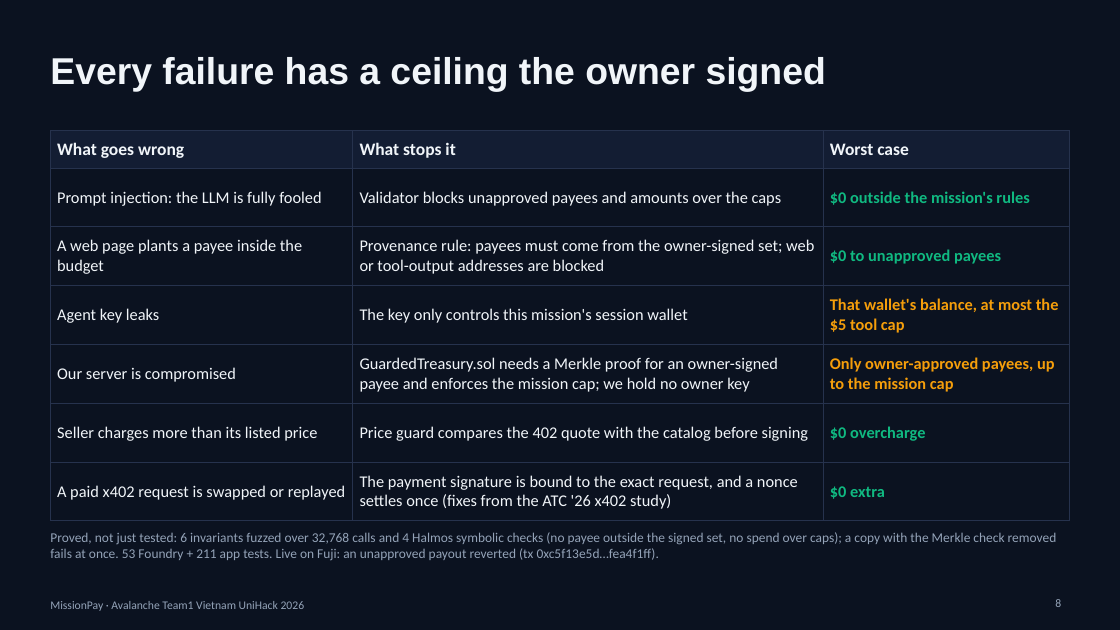
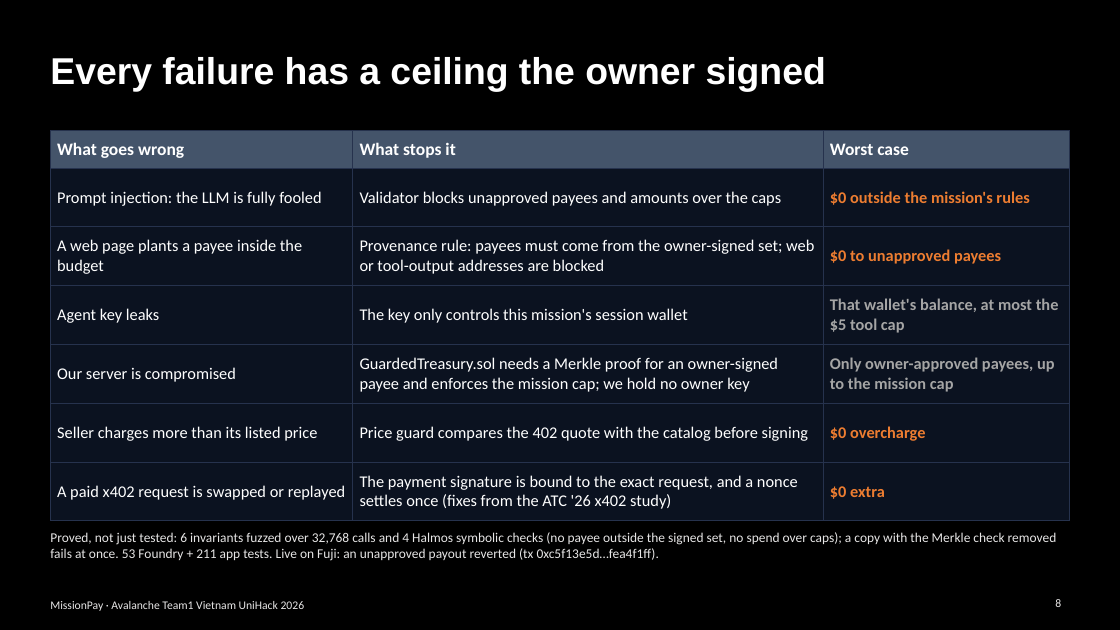
Before and after one commit to lenamkhanhh/UniHack, a slide deck: slide 8 of artifacts/submission-s1/MissionPay-pitch-deck-v2.pptx. Drawn at 1120x630 pixels with LibreOffice and Linux fonts; fonts in the diff are those of the drawing. Boxes give left, top, right and bottom in pixels: in the first picture for what was removed or moved away, otherwise in the second. Text is boxed around its words. In the diff, an @@ line names an element or a change of style, - is before the commit and + after.

```diff
--- a/artifacts/submission-s1/MissionPay-pitch-deck-v2.pptx
+++ b/artifacts/submission-s1/MissionPay-pitch-deck-v2.pptx
@@ background #0B1220 to #000000 @@
@@ title "Every failure has a ceiling ..." at [50,57,826,91]: text colour #F1F5F9 to #FFFFFF @@
@@ table at [50,130,1070,513] @@
@@ fill #131D33 to #44546A in row 1 @@
@@ text colour #F1F5F9 to #FFFFFF in "What goes wrong", "What stops it", "Worst case", "Prompt injection: the LLM is fully fooled" and 11 more places @@
@@ text colour #10B981 to #ED7D31 in "$0 outside the mission's rules", "$0 to unapproved payees", "$0 overcharge", "$0 extra" @@
@@ text colour #F59E0B to #A5A5A5 in "That wallet's balance, at most the $5 ...", "Only owner-approved payees, up to the mission ..." @@
@@ text colour #94A3B8 to #E7E6E6 in 3 elements at [50,532,1057,561], [1055,599,1061,607], [50,601,305,611] @@
```
Also in this commit, not shown: 13 other slides changed, 5 other files.
